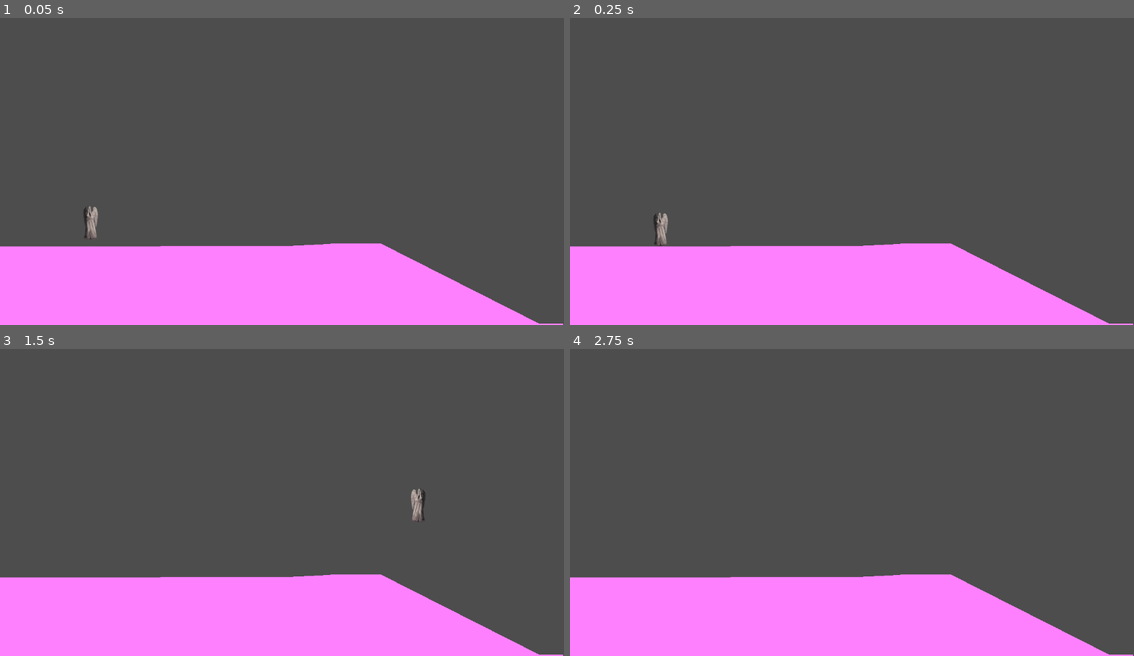
Above: before the commit, frames 1-4 (two rows, left to right).
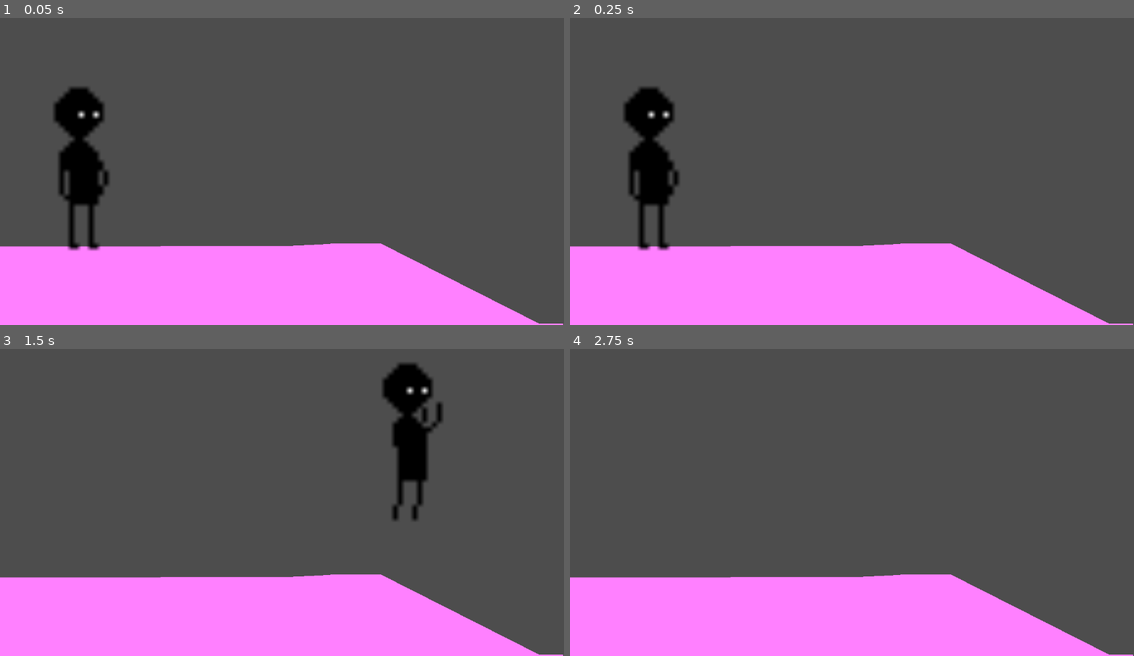
Above: after the commit, the same moments.

Repository: GrigoREEEE/gdc-mash
Game: Godot game, scene res://level.tscn
Two runs of this game, one before a commit and one after it. Both use one fixed random seed, a clock stepped at 60 frames per second and the inputs below. The project has no main scene, so this scene is started directly.
Inputs:
- Up to frame 1 (0.05 s): no input
- Up to frame 2 (0.25 s): no input
- Up to frame 3 (1.5 s): hold Shift (sprint) 0.53-1.28 s; hold D (move_right) from 0.53 s (still down); tap Space (jump) at 0.77, 0.8, 1.07, 1.35 s
- Up to frame 4 (2.75 s): tap Space (jump) at 1.52, 1.82, 2.3 s; tap Shift (sprint) at 1.55 s; release D (move_right) at 2.03 s; hold A (move_left) from 2.03 s (still down); hold Shift (sprint) from 2.03 s (still down)

The runs differ from the first frame. In frame 1, 3.1% of the frame differs, in the area x 9-20%, y 22-76%; in frame 2, 3.1%; in frame 3, 2.9%; in frame 4, nothing differs.

Commit message:
implement character and sprite decorator class, and add animated sprite use case/demo

Diff:
--- /dev/null
+++ b/Assets/Characters/BlackSilhouette/CollisionShape.tres
@@ -0,0 +1,4 @@
+[gd_resource type="RectangleShape2D" format=3 uid="uid://4c03oj2xyw35"]
+
+[resource]
+size = Vector2(9, 33)
--- /dev/null
+++ b/Assets/Characters/BlackSilhouette/SpriteFrame.tres
@@ -0,0 +1,64 @@
+[gd_resource type="SpriteFrames" load_steps=12 format=3 uid="uid://dstg3vn2yd2lw"]
+
+[ext_resource type="Texture2D" uid="uid://bdl1d5e7mlqi7" path="res://Assets/Characters/BlackSilhouette/idle/idle1.png" id="1_ly832"]
+[ext_resource type="Texture2D" uid="uid://bn0ufcld3jv0a" path="res://Assets/Characters/BlackSilhouette/idle/idle2.png" id="2_sqrd3"]
+[ext_resource type="Texture2D" uid="uid://cmu61g8bthcbk" path="res://Assets/Characters/BlackSilhouette/jump/jump1.png" id="3_ffrvb"]
+[ext_resource type="Texture2D" uid="uid://c0rceqem8ifa7" path="res://Assets/Characters/BlackSilhouette/jump/jump2.png" id="4_du6qu"]
+[ext_resource type="Texture2D" uid="uid://d2jcmqqteijra" path="res://Assets/Characters/BlackSilhouette/jump/jump3.png" id="5_p8j0g"]
+[ext_resource type="Texture2D" uid="uid://cifry2kppufd5" path="res://Assets/Characters/BlackSilhouette/run/run1.png" id="6_1kt3x"]
+[ext_resource type="Texture2D" uid="uid://dxmcbe4ydfojk" path="res://Assets/Characters/BlackSilhouette/run/run2.png" id="7_c68rw"]
+[ext_resource type="Texture2D" uid="uid://bdw8bsas1lyv5" path="res://Assets/Characters/BlackSilhouette/run/run3.png" id="8_olj4y"]
+[ext_resource type="Texture2D" uid="uid://dsiju0cnpyx3o" path="res://Assets/Characters/BlackSilhouette/run/run4.png" id="9_wlxh4"]
+[ext_resource type="Texture2D" uid="uid://bvg0rapm1dnbu" path="res://Assets/Characters/BlackSilhouette/run/run5.png" id="10_o3urn"]
+[ext_resource type="Texture2D" uid="uid://dkmm3mmkqdx21" path="res://Assets/Characters/BlackSilhouette/run/run6.png" id="11_jhr2u"]
+
+[resource]
+animations = [{
+"frames": [{
+"duration": 1.0,
+"texture": ExtResource("1_ly832")
+}, {
+"duration": 1.0,
+"texture": ExtResource("2_sqrd3")
+}],
+"loop": true,
+"name": &"idle",
+"speed": 2.0
+}, {
+"frames": [{
+"duration": 1.0,
+"texture": ExtResource("3_ffrvb")
+}, {
+"duration": 1.0,
+"texture": ExtResource("4_du6qu")
+}, {
+"duration": 1.0,
+"texture": ExtResource("5_p8j0g")
+}],
+"loop": true,
+"name": &"jump",
+"speed": 4.0
+}, {
+"frames": [{
+"duration": 1.0,
+"texture": ExtResource("6_1kt3x")
+}, {
+"duration": 1.0,
+"texture": ExtResource("7_c68rw")
+}, {
+"duration": 1.0,
+"texture": ExtResource("8_olj4y")
+}, {
+"duration": 1.0,
+"texture": ExtResource("9_wlxh4")
+}, {
+"duration": 1.0,
+"texture": ExtResource("10_o3urn")
+}, {
+"duration": 1.0,
+"texture": ExtResource("11_jhr2u")
+}],
+"loop": true,
+"name": &"run",
+"speed": 7.0
+}]
--- /dev/null
+++ b/Scripts/Character.gd
@@ -0,0 +1,11 @@
+class_name Character extends CharacterBody2D
+
+
+# Called when the node enters the scene tree for the first time.
+func _ready():
+	pass # Replace with function body.
+
+
+# Called every frame. 'delta' is the elapsed time since the previous frame.
+func _process(delta):
+	pass
--- /dev/null
+++ b/Scripts/Decorators/AnimatedSpriteDecorator.gd
@@ -0,0 +1,24 @@
+class_name AnimatedSpriteDecorator extends SpriteDecorator
+
+var animation_name: String
+
+func _init(name: String = "default"):
+	animation_name = name
+
+
+func decorate(character: Character):
+	var sprite_node: AnimatedSprite2D = AnimatedSprite2D.new()
+	var collision_shape: CollisionShape2D = CollisionShape2D.new()
+	if animation_name == "BlackSilhouette" || animation_name == "default":
+		var sprite_frames = load("res://Assets/Characters/BlackSilhouette/SpriteFrame.tres") as SpriteFrames
+		sprite_node.sprite_frames = sprite_frames
+		sprite_node.autoplay = "idle"
+
+		var shape = load("res://Assets/Characters/BlackSilhouette/CollisionShape.tres") as Shape2D
+		collision_shape.shape = shape
+
+
+	character.add_child(sprite_node)
+	character.add_child(collision_shape)
+
+	return sprite_node
--- /dev/null
+++ b/Scripts/Decorators/SpriteDecorator.gd
@@ -0,0 +1,10 @@
+extends RefCounted  # Lightweight class in Godot 4.x for reference counting
+
+class_name SpriteDecorator
+
+func decorate(character: Character):
+	# Base class does nothing, subclasses will override this
+	pass
+
+func release(character: Character):
+	pass
--- a/level.tscn
+++ b/level.tscn
@@ -15,4 +15,5 @@
 
 [node name="Player" parent="." instance=ExtResource("1_u52ul")]
 position = Vector2(184, 437)
+scale = Vector2(10, 10)
 acceleration = 3000.0
--- a/player.gd
+++ b/player.gd
@@ -1,4 +1,4 @@
-extends CharacterBody2D
+extends Character
 
 # Movement parameters
 @export var max_speed := 300.0
@@ -17,6 +17,7 @@
 var coyote_timer := 0.0
 var jump_buffer_timer := 0.0
 var is_jumping := false
+var sprite: AnimatedSprite2D
 
 # Sprint system
 @onready var sprint_system := SprintSystem.new(max_speed)
@@ -24,6 +25,8 @@
 func _ready():
 	gravity = ProjectSettings.get_setting("physics/2d/default_gravity", gravity)
 	sprint_system.initialize(max_speed)
+	var sprite_decorator: AnimatedSpriteDecorator = AnimatedSpriteDecorator.new()
+	sprite = sprite_decorator.decorate(self)
 
 func _physics_process(delta):
 	var input_direction = Input.get_axis("move_left", "move_right")
@@ -89,5 +92,12 @@
 		velocity.x = move_toward(velocity.x, 0, current_friction * delta)
 
 func update_animations(input_direction, is_sprinting):
-	if input_direction != 0:
-		$WeepingAngelSmall.flip_h = input_direction > 0
+	if is_jumping == true:
+		sprite.play("jump")
+		if input_direction != 0:
+			sprite.flip_h = input_direction < 0
+	elif input_direction != 0:
+		sprite.play("run")
+		sprite.flip_h = input_direction < 0
+	else:
+		sprite.play("idle")
--- a/player.tscn
+++ b/player.tscn
@@ -1,17 +1,11 @@
-[gd_scene load_steps=4 format=3 uid="uid://d0xtn8kcdgppx"]
+[gd_scene load_steps=3 format=3 uid="uid://d0xtn8kcdgppx"]
 
 [ext_resource type="Script" uid="uid://b3ti6j3qcy5rb" path="res://player.gd" id="1_onrkg"]
 [ext_resource type="Texture2D" uid="uid://bafnuh3f48pj4" path="res://weeping_angel_small.png" id="2_i3pqv"]
-
-[sub_resource type="RectangleShape2D" id="RectangleShape2D_onrkg"]
-size = Vector2(30, 70)
 
 [node name="Player" type="CharacterBody2D"]
 script = ExtResource("1_onrkg")
 
 [node name="WeepingAngelSmall" type="Sprite2D" parent="."]
+visible = false
 texture = ExtResource("2_i3pqv")
-
-[node name="CollisionShape2D" type="CollisionShape2D" parent="."]
-position = Vector2(1, 0)
-shape = SubResource("RectangleShape2D_onrkg")
Not shown, changed: Assets/Characters/BlackSilhouette/frame.png.import
Not shown, changed: Assets/Characters/BlackSilhouette/idle/idle1.png.import
Not shown, changed: Assets/Characters/BlackSilhouette/idle/idle2.png.import
Binary file removed: Assets/Characters/BlackSilhouette/jump-up/jump-up1.png
Not shown, removed: Assets/Characters/BlackSilhouette/jump-up/jump-up1.png.import
Binary file removed: Assets/Characters/BlackSilhouette/jump-up/jump-up10.png
Not shown, removed: Assets/Characters/BlackSilhouette/jump-up/jump-up10.png.import
Binary file removed: Assets/Characters/BlackSilhouette/jump-up/jump-up11.png
Not shown, removed: Assets/Characters/BlackSilhouette/jump-up/jump-up11.png.import
Binary file removed: Assets/Characters/BlackSilhouette/jump-up/jump-up2.png
Binary file removed: Assets/Characters/BlackSilhouette/jump-up/jump-up3.png
Not shown, removed: Assets/Characters/BlackSilhouette/jump-up/jump-up3.png.import
(and 28 more such lines)
